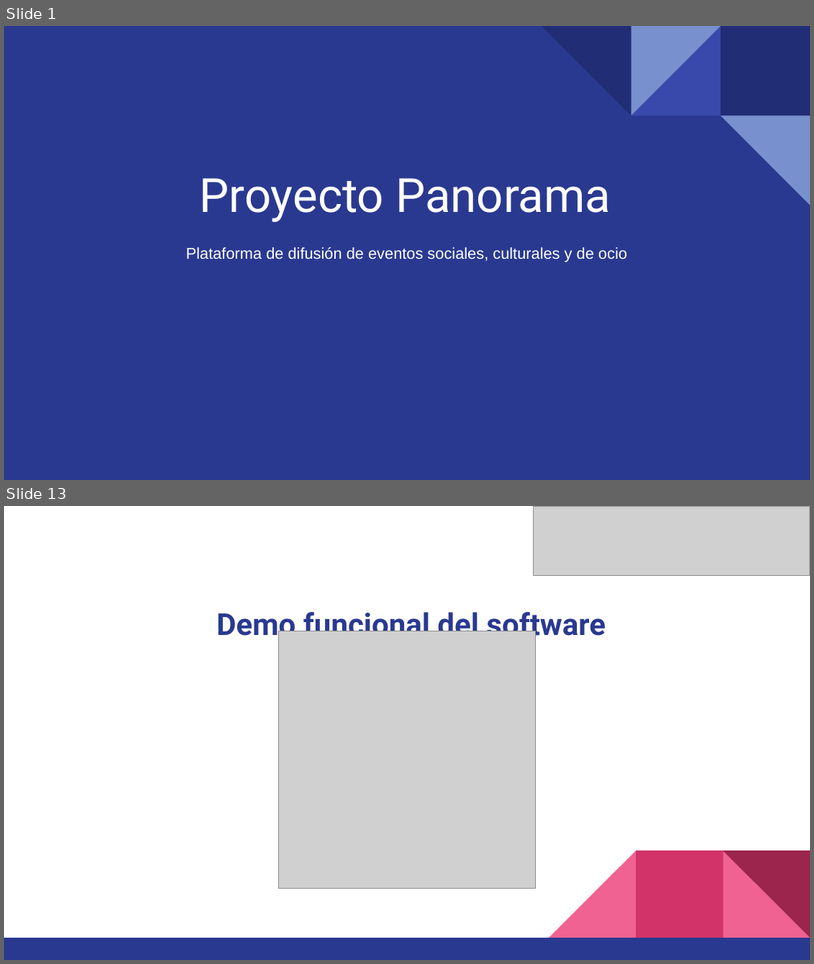
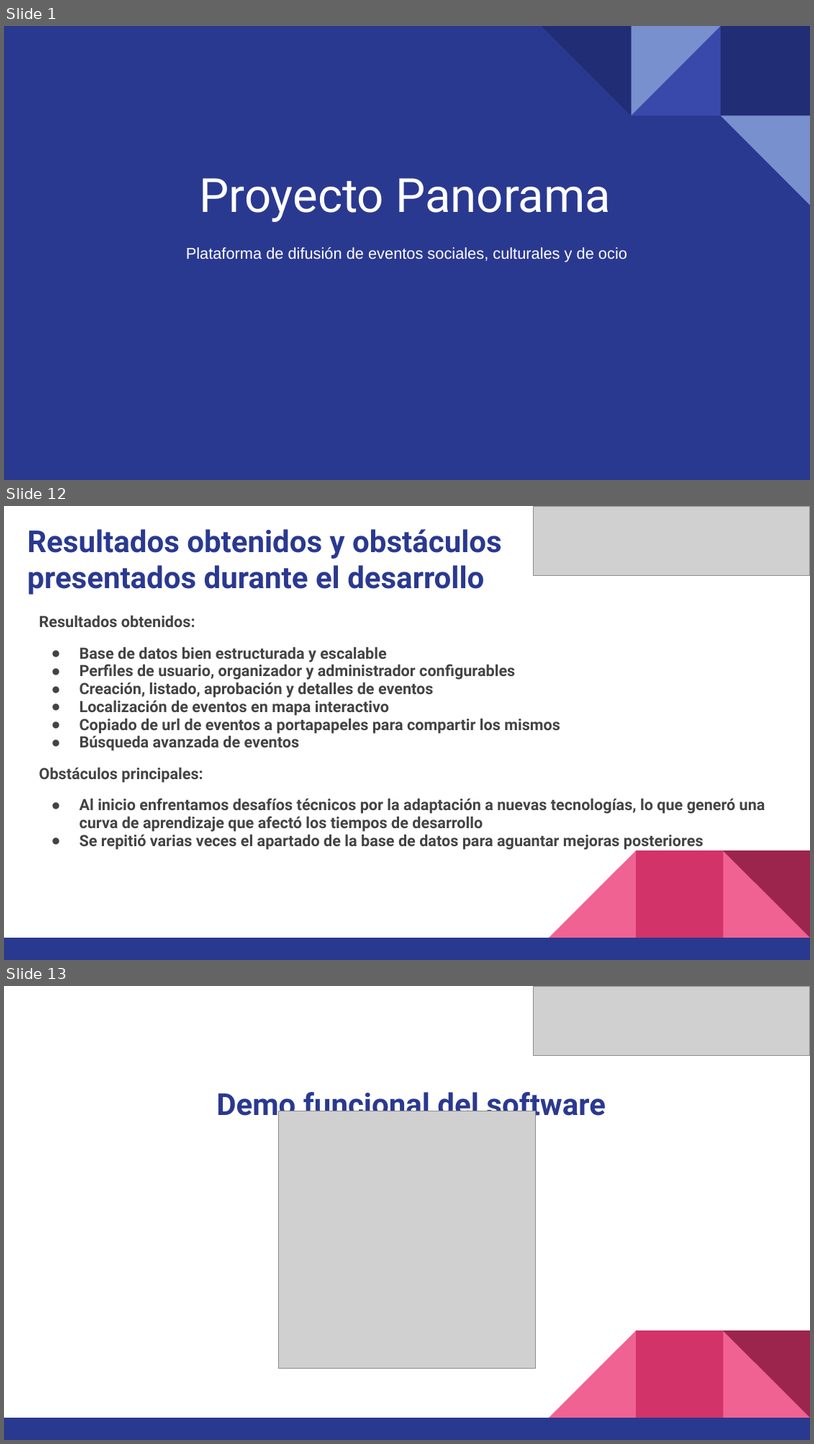
Before and after one commit to javegaf/Capstone, a slide deck: Fase 2/Evidencias Proyecto/Presentacion Proyecto.pptx. Shown one above the other, each under a label of ours: slides 1 and 13 before the commit, slides 1, 12 and 13 after it; the slides between them are not shown. The pictures are 814x964 and 814x1444 pixels, drawn with LibreOffice and Linux fonts; fonts in the diff are those of the drawing; grey boxes stand for pictures. Boxes give left, top, right and bottom in pixels: in the first picture for what was removed or moved away, otherwise in the second. Text is boxed around its words. In the diff, an @@ line names an element or a change of style, - is before the commit and + after.

```diff
--- a/Fase 2/Evidencias Proyecto/Presentacion Proyecto.pptx
+++ b/Fase 2/Evidencias Proyecto/Presentacion Proyecto.pptx
@@ slide 12 added at [4, 506, 810, 960], background #FFFFFF; not listed: 5 template elements that a slide beside it also shows @@
@@ picture added at [533, 506, 810, 575] @@
@@ title added at [27, 529, 502, 595], 27 pt, text #2A3990, bold @@
+Resultados obtenidos y obstáculos presentados durante el desarrollo
@@ text added at [39, 615, 766, 849], 13.9 pt, text #434343, bold @@
+Resultados obtenidos:
+● Base de datos bien estructurada y escalable
+● Perfiles de usuario, organizador y administrador configurables
+● Creación, listado, aprobación y detalles de eventos
+● Localización de eventos en mapa interactivo
+● Copiado de url de eventos a portapapeles para compartir los mismos
+● Búsqueda avanzada de eventos
+Obstáculos principales:
+● Al inicio enfrentamos desafíos técnicos por la adaptación a nuevas tecnologías, lo que generó una curva de aprendizaje que afectó los tiempos de desarrollo
+● Se repitió varias veces el apartado de la base de datos para aguantar mejoras posteriores
```
Also in this commit, not shown: 8 slides changed, 3 other slides added, 4 slides removed, 1 other file.
